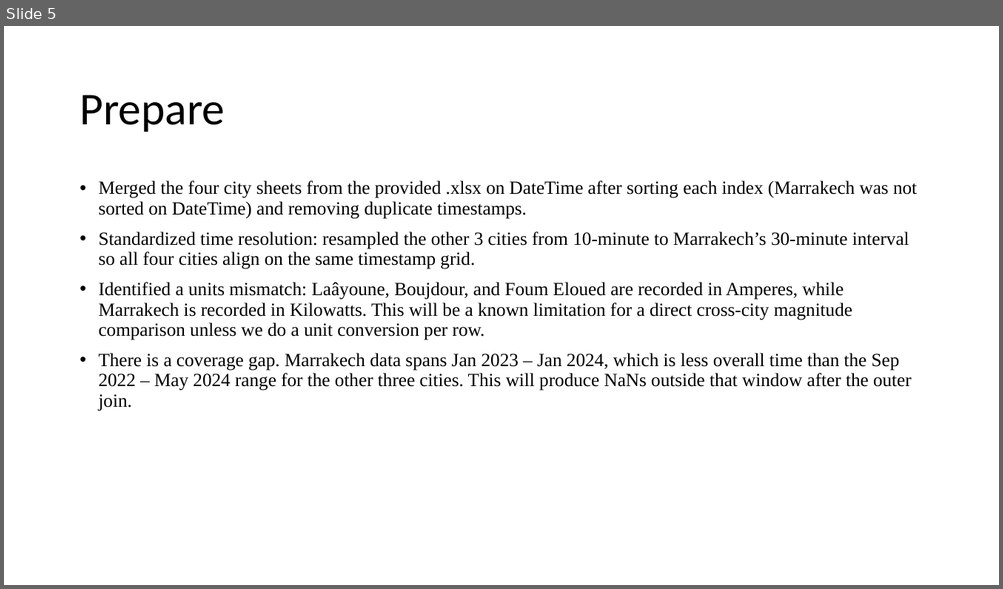
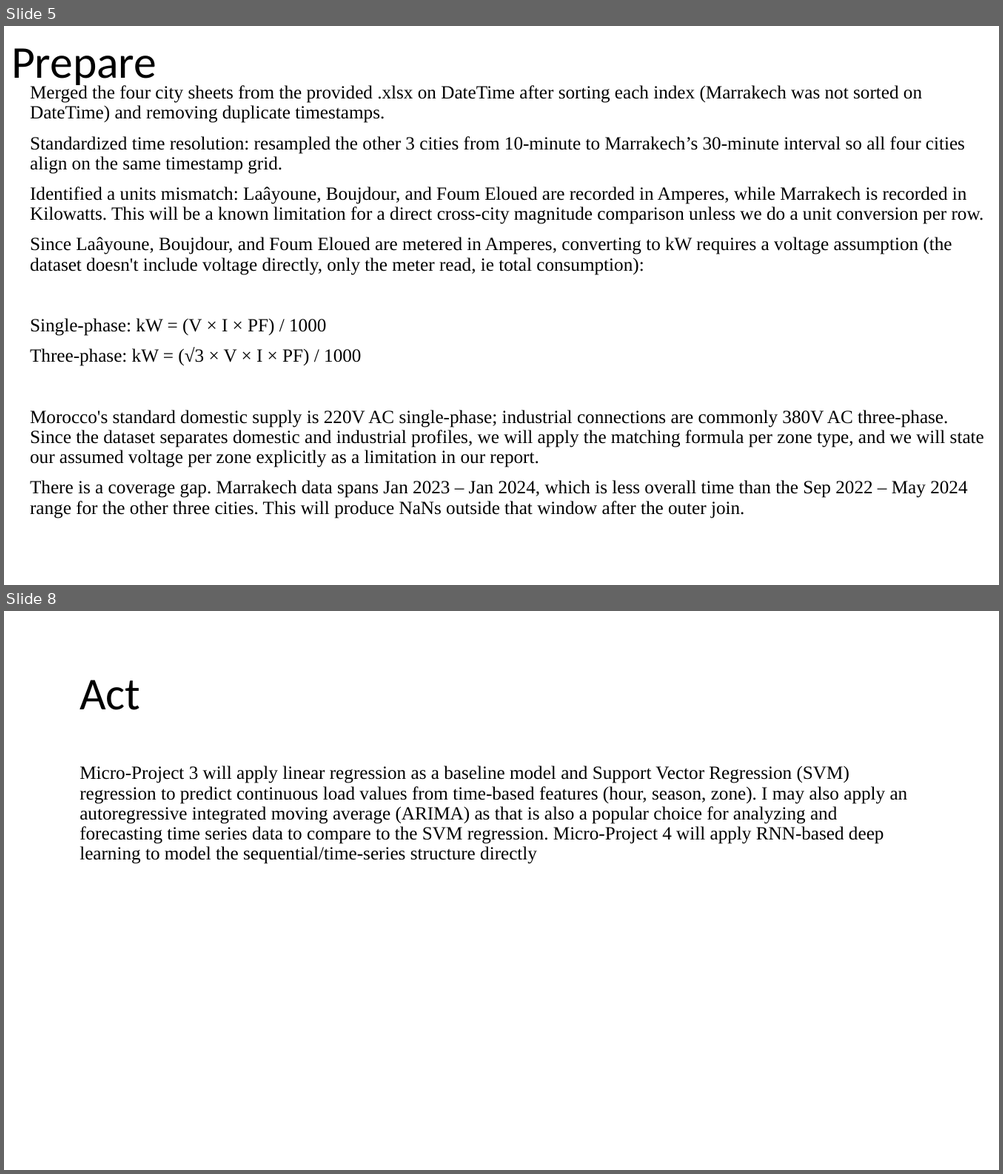
Before and after one commit to Foxman301/ANA500Project, a slide deck: ANA500_Micro-Project_JonathanEspedal.pptx. Shown one above the other, each under a label of ours: slide 5 before the commit, slides 5 and 8 after it; the slides between them are not shown. The pictures are 1003x589 and 1003x1174 pixels, drawn with LibreOffice and Linux fonts; fonts in the diff are those of the drawing. Boxes give left, top, right and bottom in pixels: in the first picture for what was removed or moved away, otherwise in the second. Text is boxed around its words. In the diff, an @@ line names an element or a change of style, - is before the commit and + after.

Commit message:
Week 2 Micro Proj
New push of code pdf, proper cleaned data set. Last one I did not retain DateTime as a row because index was set to false, and the powerpoint

```diff
--- a/ANA500_Micro-Project_JonathanEspedal.pptx
+++ b/ANA500_Micro-Project_JonathanEspedal.pptx
@@ slide 8 added at (x1=4, y1=611, x2=999, y2=1170), background #FFFFFF @@
@@ title added at (x1=79, y1=680, x2=140, y2=710), 44 pt, text #000000 @@
+Act
@@ text added at (x1=79, y1=766, x2=908, y2=864), 18 pt, text #000000 @@
+Micro-Project 3 will apply linear regression as a baseline model and Support Vector Regression (SVM) regression to predict continuous load values from time-based features (hour, season, zone). I may also apply an autoregressive integrated moving average (ARIMA) as that is also a popular choice for analyzing and forecasting time series data to compare to the SVM regression. Micro-Project 4 will apply RNN-based deep learning to model the sequential/time-series structure directly
@@ slide 5 changed as well @@
@@ title "Prepare" rewrapped from (x1=79, y1=95, x2=225, y2=132) to (x1=11, y1=48, x2=156, y2=89) @@
@@ text "Merged the four city sheets ..." moved from (x1=99, y1=181, x2=916, y2=412) to (x1=30, y1=84, x2=984, y2=519) @@
@@ text at (x1=30, y1=84, x2=984, y2=519): bullet • to none @@
@@ text at (x1=30, y1=237, x2=984, y2=468): paragraphs added @@
+Since Laâyoune, Boujdour, and Foum Eloued are metered in Amperes, converting to kW requires a voltage assumption (the dataset doesn't include voltage directly, only the meter read, ie total consumption):
+Single-phase: kW = (V × I × PF) / 1000
+Three-phase: kW = (√3 × V × I × PF) / 1000
+Morocco's standard domestic supply is 220V AC single-phase; industrial connections are commonly 380V AC three-phase. Since the dataset separates domestic and industrial profiles, we will apply the matching formula per zone type, and we will state our assumed voltage per zone explicitly as a limitation in our report.
```
Also in this commit, not shown: 5 other slides changed, 1 other slide added, 2 slides removed, 2 other files.
